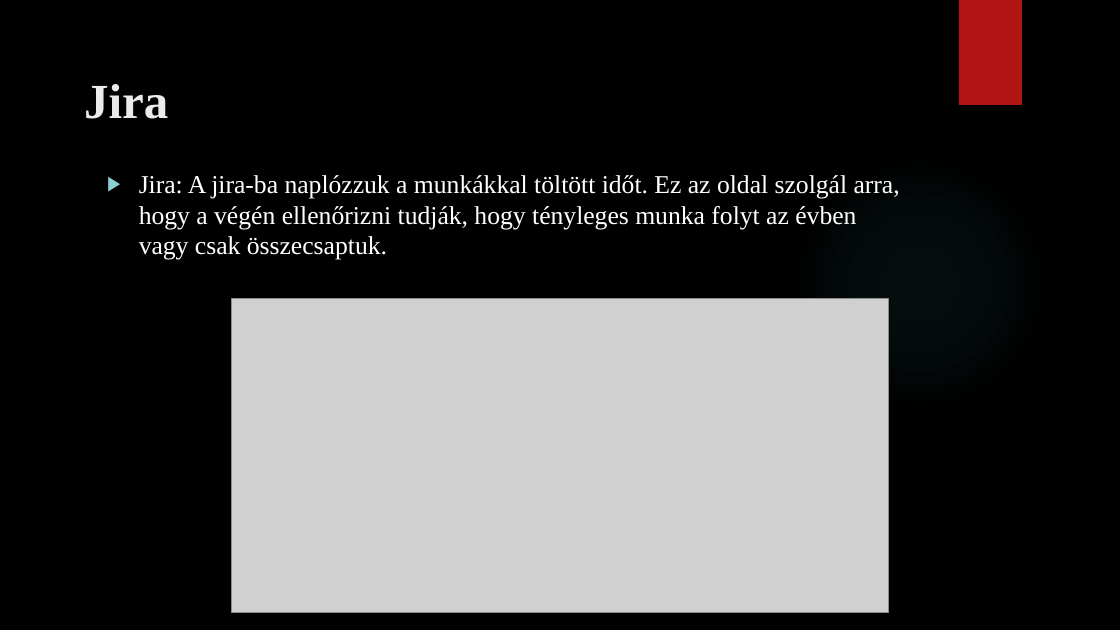
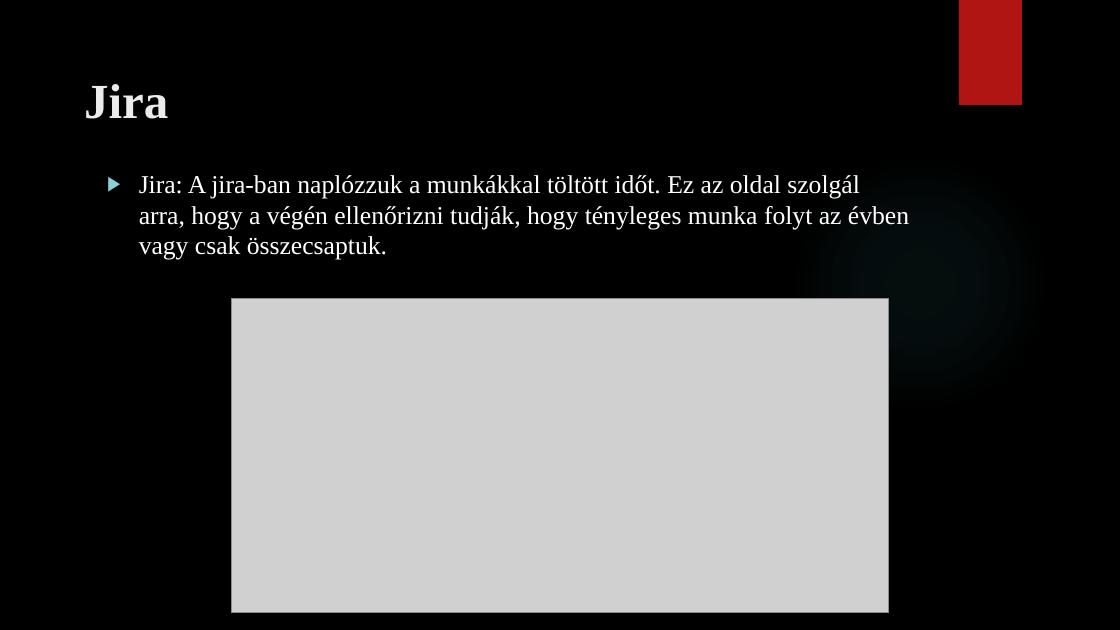
Before and after one commit to BalintBiro-hub/SysTeam, a slide deck: slide 13 of Kovta Nyrt.pptx (slide 12 before the commit). Drawn at 1120x630 pixels with LibreOffice and Linux fonts; fonts in the diff are those of the drawing; grey boxes stand for pictures; background and template pictures are left out. Boxes give left, top, right and bottom in pixels: in the first picture for what was removed or moved away, otherwise in the second. Text is boxed around its words. In the diff, an @@ line names an element or a change of style, - is before the commit and + after.

```diff
--- a/Kovta Nyrt.pptx
+++ b/Kovta Nyrt.pptx
@@ text at <box>139,175,909,260</box>: text changed @@
-▶ Jira: A jira-ba naplózzuk a munkákkal töltött időt. Ez az oldal szolgál arra, hogy a végén ellenőrizni tudják, hogy tényleges munka folyt az évben vagy csak összecsaptuk.
+▶ Jira: A jira-ban naplózzuk a munkákkal töltött időt. Ez az oldal szolgál arra, hogy a végén ellenőrizni tudják, hogy tényleges munka folyt az évben vagy csak összecsaptuk.
```
Also in this commit, not shown: 1 other slide changed, 1 slide added, 1 other file.
